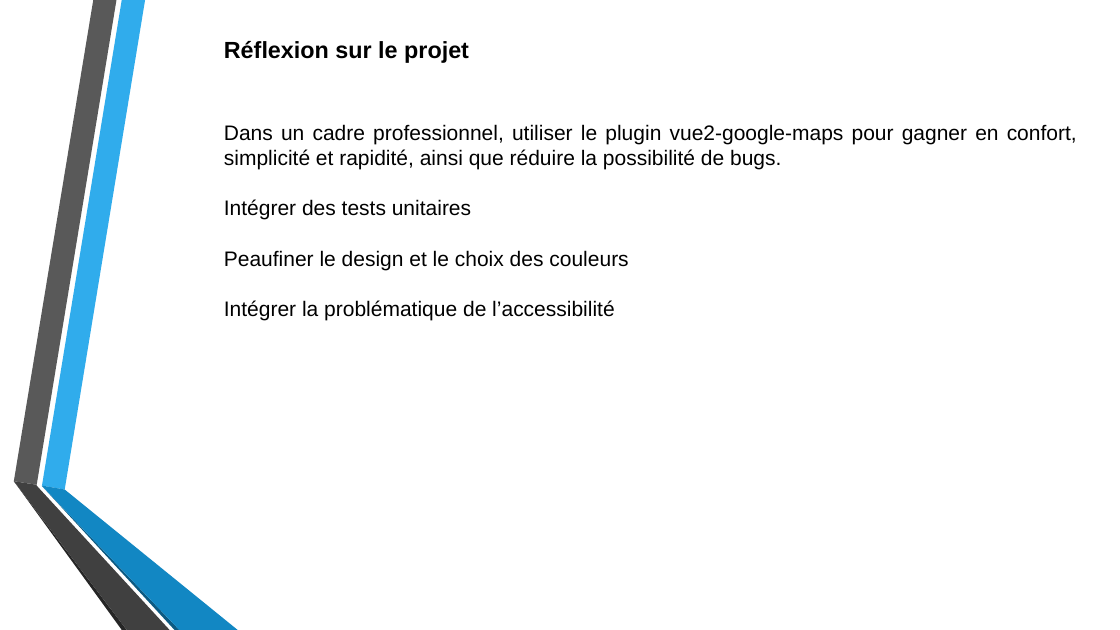
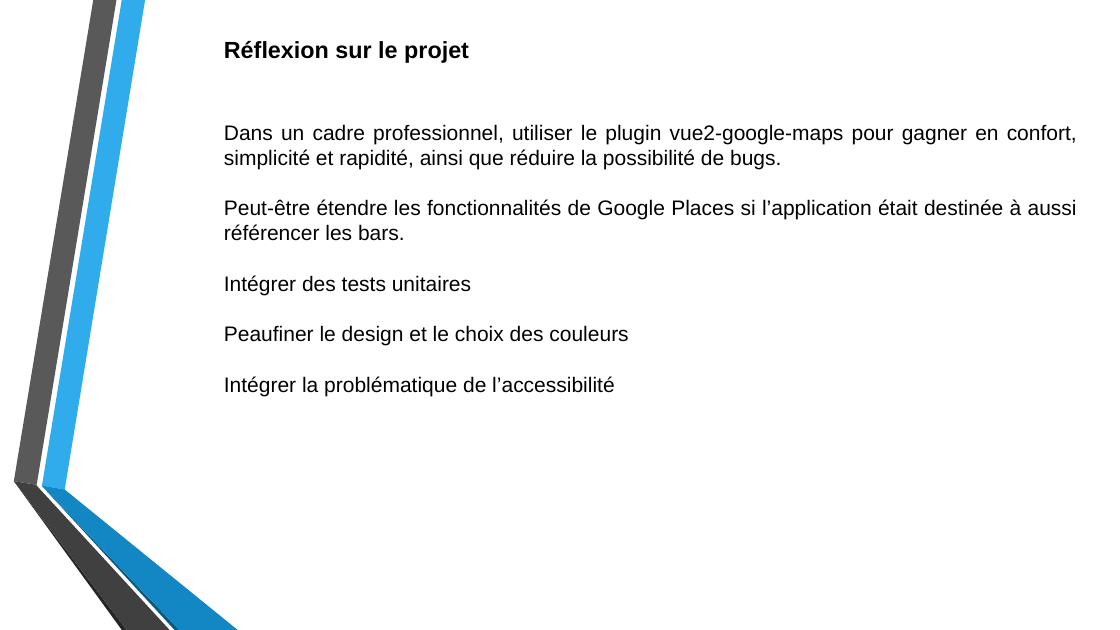
Before and after one commit to DesignGreg/Projet7-OpenClassRooms, a slide deck: slide 9 of Soutenance/Présentation Projet 7.pptx. Drawn at 1120x630 pixels with LibreOffice and Linux fonts; fonts in the diff are those of the drawing; background and template pictures are left out. Boxes give left, top, right and bottom in pixels: in the first picture for what was removed or moved away, otherwise in the second. Text is boxed around its words. In the diff, an @@ line names an element or a change of style, - is before the commit and + after.

Commit message:
get.details de Google Places fonctionne

```diff
--- a/Soutenance/Présentation Projet 7.pptx
+++ b/Soutenance/Présentation Projet 7.pptx
@@ text at [224, 199, 1077, 241]: paragraph added @@
+Peut-être étendre les fonctionnalités de Google Places si l’application était destinée à aussi référencer les bars.
```
Also in this commit, not shown: 5 other files.
